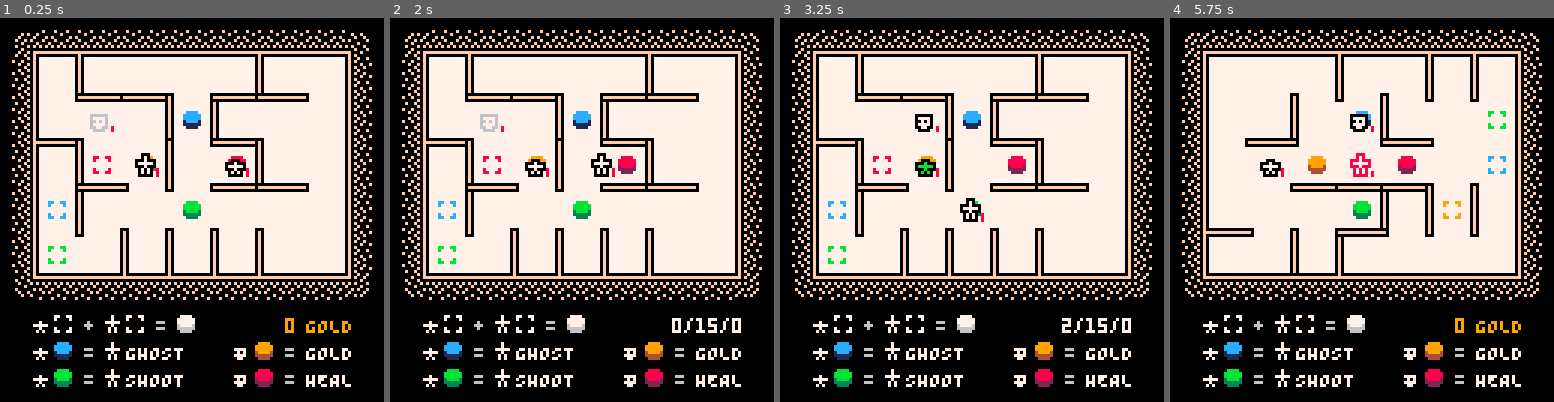
Above: before the commit, frames 1-4 (left to right).
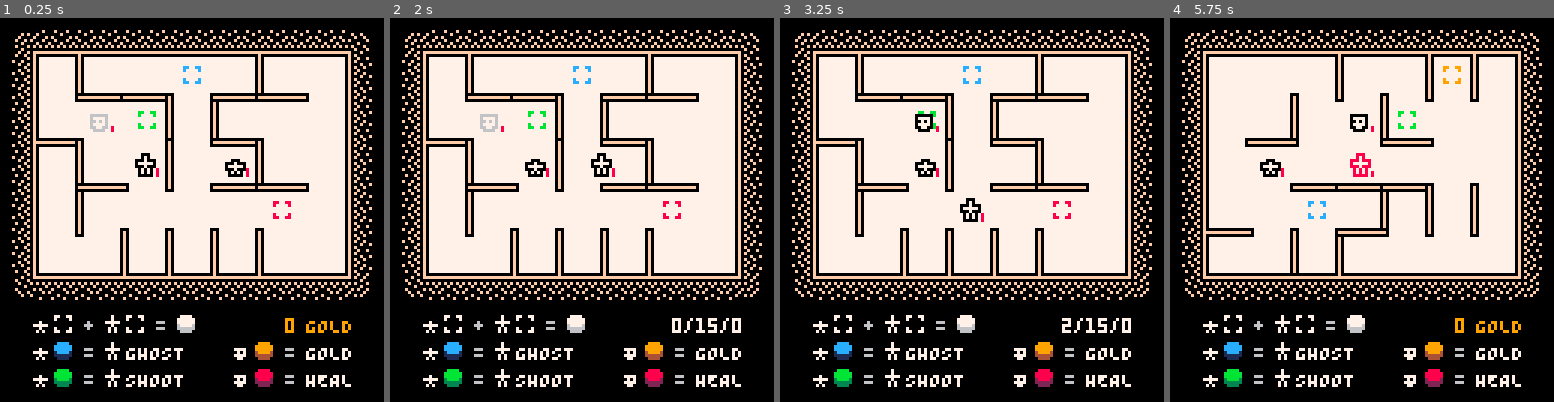
Above: after the commit, the same moments.

Repository: taylordolan/grid-folks
Game: PICO-8 cartridge grid_folks.p8
The game is run twice, just before and just after one commit, with the same random seed, the same clock (stepped at 60 frames per second) and the same inputs.
Inputs:
- Up to frame 1 (0.25 s): no input
- Up to frame 2 (2 s): tap O (Z key) at 0.33, 0.7, 1.43 s; tap X (X key) at 1.07 s; hold Left from 1.97 s (still down)
- Up to frame 3 (3.25 s): tap X (X key) every 0.33 s from 2.07 to 3.07 s; tap O (Z key) at 2.22, 3.1 s; release Left at 2.37 s; hold Down 2.42-2.82 s; hold Right from 2.87 s (still down)
- Up to frame 4 (5.75 s): tap X (X key) every 0.33 s from 3.4 to 5.73 s; release Right at 3.53 s; hold Up 3.58-4.08 s; tap O (Z key) at 3.98, 4.87 s; hold Right 4.13-4.53 s; hold Down 4.58-5.08 s; hold Left from 5.13 s (still down)

The runs differ from the first frame. In frame 1, 0.9% of the frame differs, in the area x 12-76%, y 12-65%; in frame 2, 1.1%; in frame 3, 0.9%; in frame 4, 1.1%, in the area x 35-88%, y 12-53%.

Commit message:
add animations + reorganize sprites

Diff:
--- a/grid_folks.p8
+++ b/grid_folks.p8
@@ -13,7 +13,7 @@
 -- [x] animation for enemy death
 -- [ ] balance enemy spawn rate
 -- [ ] when multiple enemies are present, they should act in random order
--- [ ] nice looking end game states
+-- [ ] nicer-looking end game states
 -- [ ] title screen?
 -- [ ] better instructions presentation?
 
@@ -90,19 +90,23 @@
 
   -- sprites dictionary
   sprites = {
-    hero_inactive = 001,
-    hero_active = 002,
-    enemy = 003,
-    crosshair = 004,
-    pad = 017,
-    button = 018,
-    exit = 019,
-    border_left = 033,
-    border_top = 034,
-    border_top_left = 035,
-    border_top_right = 036,
-    die_1 = 005,
-    die_2 = 006,
+    hero_inactive = 000,
+    hero_active = 001,
+    enemy_1 = 048,
+    enemy_2 = 049,
+    enemy_3 = 050,
+    crosshair = 002,
+    pad = 016,
+    button_1 = 017,
+    button_2 = 018,
+    button_3 = 019,
+    exit = 020,
+    border_left = 032,
+    border_top = 033,
+    border_top_left = 034,
+    border_top_right = 035,
+    die_1 = 051,
+    die_2 = 052,
   }
 
   -- some game state
@@ -136,10 +140,10 @@
   input_queue = {}
 
   -- initial buttons (for testing)
-  set_tile(new_button("blue"), {4,2})
-  set_tile(new_button("green"), {4,4})
-  set_tile(new_button("red"), {5,3})
-  set_tile(new_button("orange"), {3,3})
+  -- set_tile(new_button("blue"), {4,2})
+  -- set_tile(new_button("green"), {4,4})
+  -- set_tile(new_button("red"), {5,3})
+  -- set_tile(new_button("orange"), {3,3})
 
   -- heroes
   hero_a = create_hero()
@@ -484,7 +488,7 @@
     spr(sprites.pad, x_pos + 7, y_pos - 2)
     spr(sprites.hero_active, x_pos + 24, y_pos - 2)
     spr(sprites.pad, x_pos + 31, y_pos - 2)
-    spr(sprites.button, x_pos + 48, y_pos - 2)
+    spr(sprites.button_3, x_pos + 48, y_pos - 2)
     pal()
     print("+", x_pos + 18, y_pos, 06)
     print("=", x_pos + 42, y_pos, 06)
@@ -496,7 +500,7 @@
     palt(colors.tan, true)
     pal(colors.light_gray, colors.blue)
     pal(colors.dark_gray, colors.navy)
-    spr(sprites.button, x_pos + 7, y_pos - 2)
+    spr(sprites.button_3, x_pos + 7, y_pos - 2)
     spr(sprites.hero_inactive, x_pos, y_pos - 2)
     spr(sprites.hero_active, x_pos + 24, y_pos - 2)
     print(smallcaps("ghost"), x_pos + 32, y_pos, text_color)
@@ -511,7 +515,7 @@
     pal(colors.light_gray, colors.green)
     pal(colors.dark_gray, colors.forest)
     spr(sprites.hero_inactive, x_pos, y_pos - 2)
-    spr(sprites.button, x_pos + 7, y_pos - 2)
+    spr(sprites.button_3, x_pos + 7, y_pos - 2)
     spr(sprites.hero_active, x_pos + 24, y_pos - 2)
     print(smallcaps("shoot"), x_pos + 32, y_pos, text_color)
     pal()
@@ -525,8 +529,8 @@
     palt(colors.tan, true)
     pal(colors.light_gray, colors.orange)
     pal(colors.dark_gray, colors.brown)
-    spr(sprites.enemy, x_pos, y_pos - 2)
-    spr(sprites.button, x_pos + 7, y_pos - 2)
+    spr(sprites.enemy_3, x_pos, y_pos - 2)
+    spr(sprites.button_3, x_pos + 7, y_pos - 2)
     print(smallcaps("gold"), x_pos + 25, y_pos, text_color)
     pal()
     print("=", x_pos + 18, y_pos, 06)
@@ -538,8 +542,8 @@
     palt(colors.tan, true)
     pal(colors.light_gray, colors.red)
     pal(colors.dark_gray, colors.maroon)
-    spr(sprites.enemy, x_pos, y_pos - 2)
-    spr(sprites.button, x_pos + 7, y_pos - 2)
+    spr(sprites.enemy_3, x_pos, y_pos - 2)
+    spr(sprites.button_3, x_pos + 7, y_pos - 2)
     print(smallcaps("heal"), x_pos + 25, y_pos, text_color)
     pal()
     print("=", x_pos + 18, y_pos, 06)
@@ -651,7 +655,16 @@
   thing.y = dest[2]
 
   if thing.screen_seq and #thing.screen_seq == 0 then
-    add(thing.screen_seq, tile_to_screen(dest))
+    local _c = tile_to_screen(dest)
+    if thing.type == "enemy" then
+      local _x = _c[1]
+      local _y = _c[2]
+      local _a = {_x,_y-2}
+      local _b = {_x,_y-1}
+      thing.screen_seq = {_a,_a,_a,_a,_b,_b,_b,_b,_c}
+    else
+      thing.screen_seq = {_c}
+    end
   end
 
   -- this is here for now because enemy buttons need to be triggered when enemies step or are deployed
@@ -1120,7 +1133,11 @@
     -- a sequence of screen positions
     screen_seq = {},
     -- a sequence of sprites
-    sprite_seq = {sprites.enemy},
+    sprite_seq = {
+      sprites.enemy_1,sprites.enemy_1,sprites.enemy_1,sprites.enemy_1,
+      sprites.enemy_2,sprites.enemy_2,sprites.enemy_2,sprites.enemy_2,
+      sprites.enemy_3
+    },
     -- a sequence of palette modifications
     pal_seq = {{10,10}},
     -- other stuff
@@ -1610,22 +1627,22 @@
   for next in all(current_colors) do
     local new_pad = {
       screen_seq = {},
+      sprite_seq = {sprites.pad},
       type = "pad",
       color = next,
       draw = function(self)
-        local sprite = sprites.pad
+        -- set sprite based on the first value in sprite_seq
+        local sprite = self.sprite_seq[1]
         local sx = self.screen_seq[1][1]
         local sy = self.screen_seq[1][2]
-        if
-          find_type_in_tile("pad", {hero_a.x, hero_a.y}) or
-          find_type_in_tile("pad", {hero_b.x, hero_b.y})
-        then
-          sprite = sprites.pad
-        end
         palt(colors.tan, true)
         palt(colors.black, false)
         pal(colors.light_gray, colors[self.color])
         spr(sprite, sx, sy)
+        -- if there's more than one value, remove the first one
+        if #self.sprite_seq > 1 then
+          del(self.sprite_seq, self.sprite_seq[1])
+        end
         pal()
       end,
     }
@@ -1640,10 +1657,16 @@
     x = null,
     y = null,
     screen_seq = {},
+    sprite_seq = {
+      sprites.button_1,sprites.button_1,sprites.button_1,sprites.button_1,
+      sprites.button_2,sprites.button_2,sprites.button_2,sprites.button_2,
+      sprites.button_3,
+    },
     type = "button",
     color = color,
     draw = function(self)
-      local sprite = sprites.button
+      -- set sprite based on the first value in sprite_seq
+      local sprite = self.sprite_seq[1]
       local sx = self.screen_seq[1][1]
       local sy = self.screen_seq[1][2]
       palt(colors.tan, true)
@@ -1659,6 +1682,13 @@
         pal(colors.dark_gray, colors.brown)
       end
       spr(sprite, sx, sy)
+      -- for all these lists, if there's more than one value, remove the first one
+      if #self.screen_seq > 1 then
+        del(self.screen_seq, self.screen_seq[1])
+      end
+      if #self.sprite_seq > 1 then
+        del(self.sprite_seq, self.sprite_seq[1])
+      end
       pal()
     end,
   }
@@ -1833,138 +1863,138 @@
 __map__
 0000000000000000000000000000010000000000000000000000000000000000000000000000000000000000000000000000000000000000000000000000000000000000000000000000000000000000000000000000000000000000000000000000000000000000000000000000000000000000000000000000000000000000
 0000000000000000000000000000000000000000000000000000000000000000000000000000000000000000000000000000000000000000000000000000000000000000000000000000000000000000000000000000000000000000000000000000000000000000000000000000000000000000000000000000000000000000
-0000000000340000000000000000000000000000000000000000000000000000000000000000000000000000000000000000000000000000000000000000000000000000000000000000000000000000000000000000000000000000000000000000000000000000000000000000000000000000000000000000000000000000
-0000000001343333330000000000000000000000000000000000000000000000000000000000000000000000000000000000000000000000000000000000000000000000000000000000000000000000000000000000000000000000000000000000000000000000000000000000000000000000000000000000000000000000
-0000000001312222220000000000000000000000000000000000000000000000000000000000000000000000000000000000000000000000000000000000000000000000000000000000000000000000000000000000000000000000000000000000000000000000000000000000000000000000000000000000000000000000
-0000000001312222220000000000000000000000000000000000000000000000000000000000000000000000000000000000000000000000000000000000000000000000000000000000000000000000000000000000000000000000000000000000000000000000000000000000000000000000000000000000000000000000
-0000000001312222220000000000000000000000000000000000000000000000000000000000000000000000000000000000000000000000000000000000000000000000000000000000000000000000000000000000000000000000000000000000000000000000000000000000000000000000000000000000000000000000
-…(130 lines of a section not shown)…
+0000001616161616160000000000000000000000000000000000000000000000000000000000000000000000000000000000000000000000000000000000000000000000000000000000000000000000000000000000000000000000000000000000000000000000000000000000000000000000000000000000000000000000
+0000000016163333161600000000000000000000000000000000000000000000000000000000000000000000000000000000000000000000000000000000000000000000000000000000000000000000000000000000000000000000000000000000000000000000000000000000000000000000000000000000000000000000
+0000000016161616161616000000000000000000000000000000000000000000000000000000000000000000000000000000000000000000000000000000000000000000000000000000000000000000000000000000000000000000000000000000000000000000000000000000000000000000000000000000000000000000
+0000000016161616161600000000000000000000000000000000000000000000000000000000000000000000000000000000000000000000000000000000000000000000000000000000000000000000000000000000000000000000000000000000000000000000000000000000000000000000000000000000000000000000
+0000000016161616161600000000000000000000000000000000000000000000000000000000000000000000000000000000000000000000000000000000000000000000000000000000000000000000000000000000000000000000000000000000000000000000000000000000000000000000000000000000000000000000
+…(130 lines of a section not shown)…
Not shown, changed: 32 lines of the sprite sheet (__gfx__) section of grid_folks.p8
